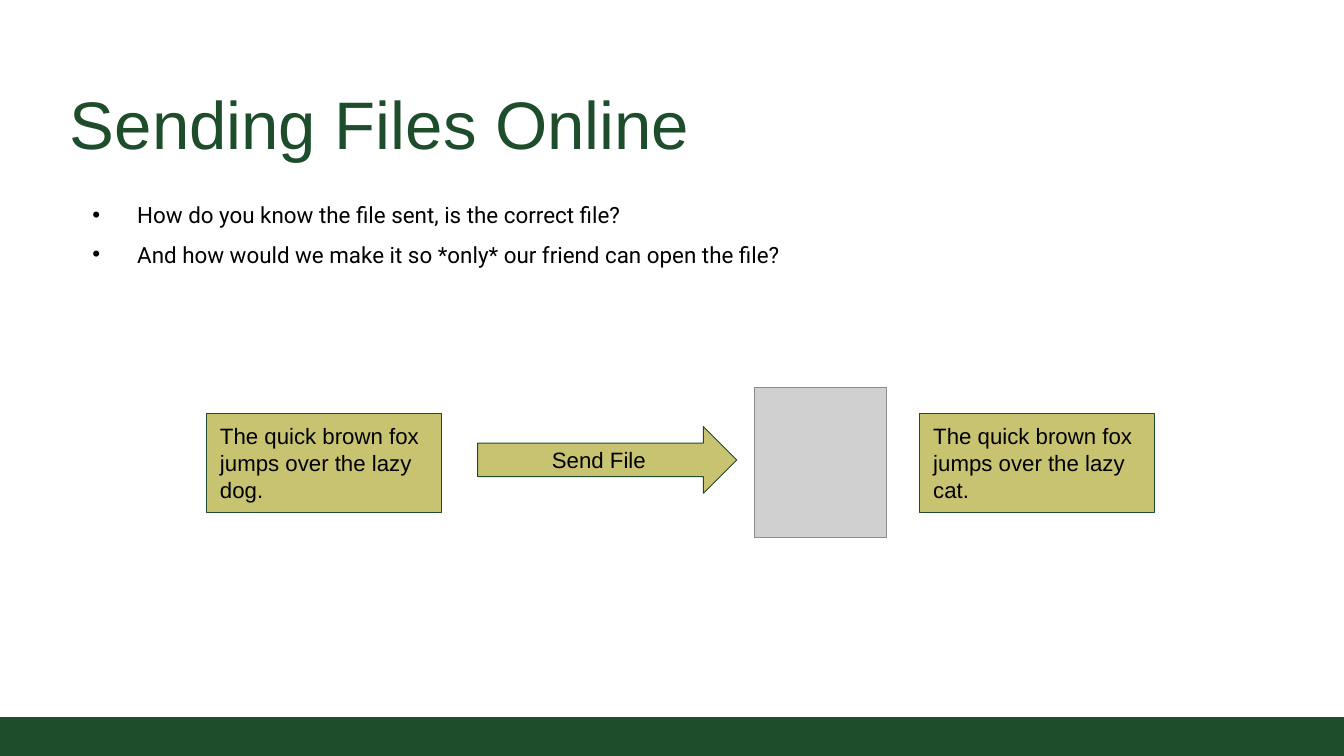
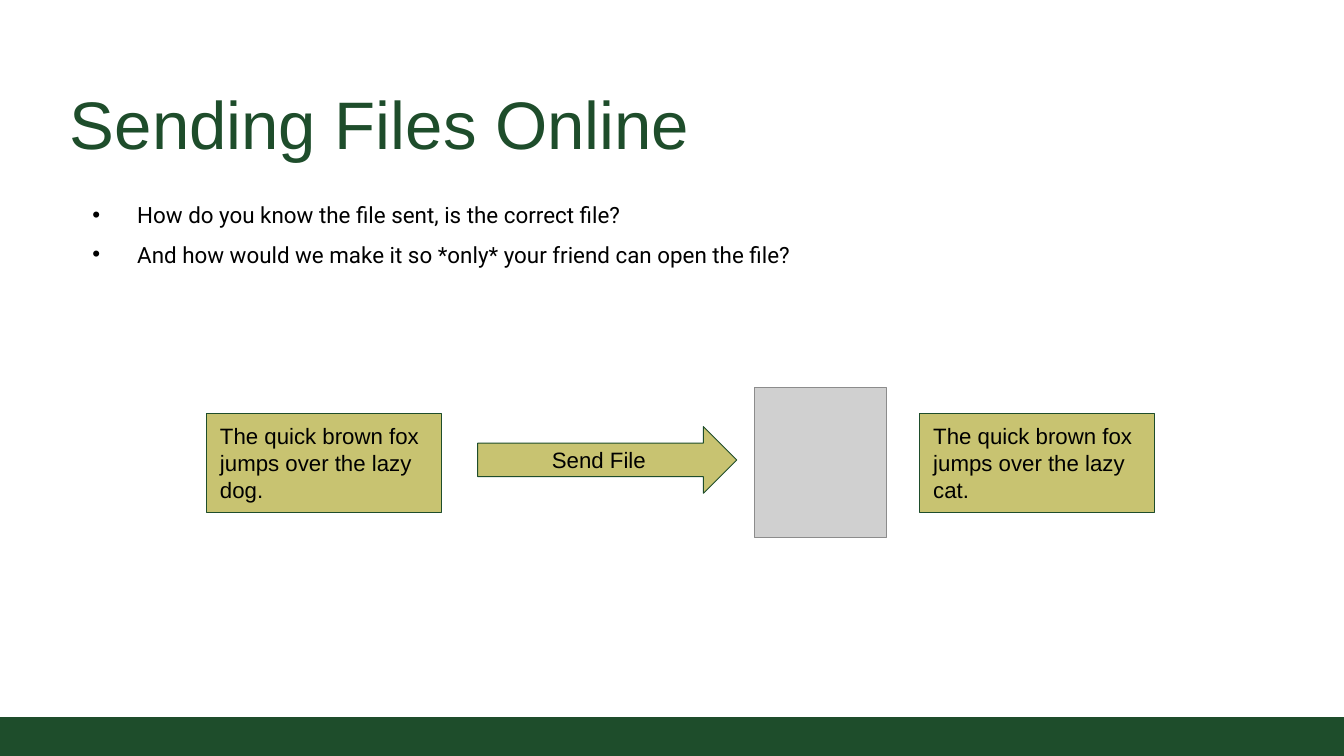
Before and after one commit to CSU-CS150B/handouts, a slide deck: slide 8 of Slides/On-Campus/13_02_Encryption_MoreRecursion.pptx. Drawn at 1344x756 pixels with LibreOffice and Linux fonts; fonts in the diff are those of the drawing; grey boxes stand for pictures; background and template pictures are left out. Boxes give left, top, right and bottom in pixels: in the first picture for what was removed or moved away, otherwise in the second. Text is boxed around its words. In the diff, an @@ line names an element or a change of style, - is before the commit and + after.

```diff
--- a/Slides/On-Campus/13_02_Encryption_MoreRecursion.pptx
+++ b/Slides/On-Campus/13_02_Encryption_MoreRecursion.pptx
@@ text at box(137, 246, 789, 268): text changed @@
-• And how would we make it so *only* our friend can open the file?
+• And how would we make it so *only* your friend can open the file?
```
Also in this commit, not shown: 2 other slides changed, 1 slide added.
